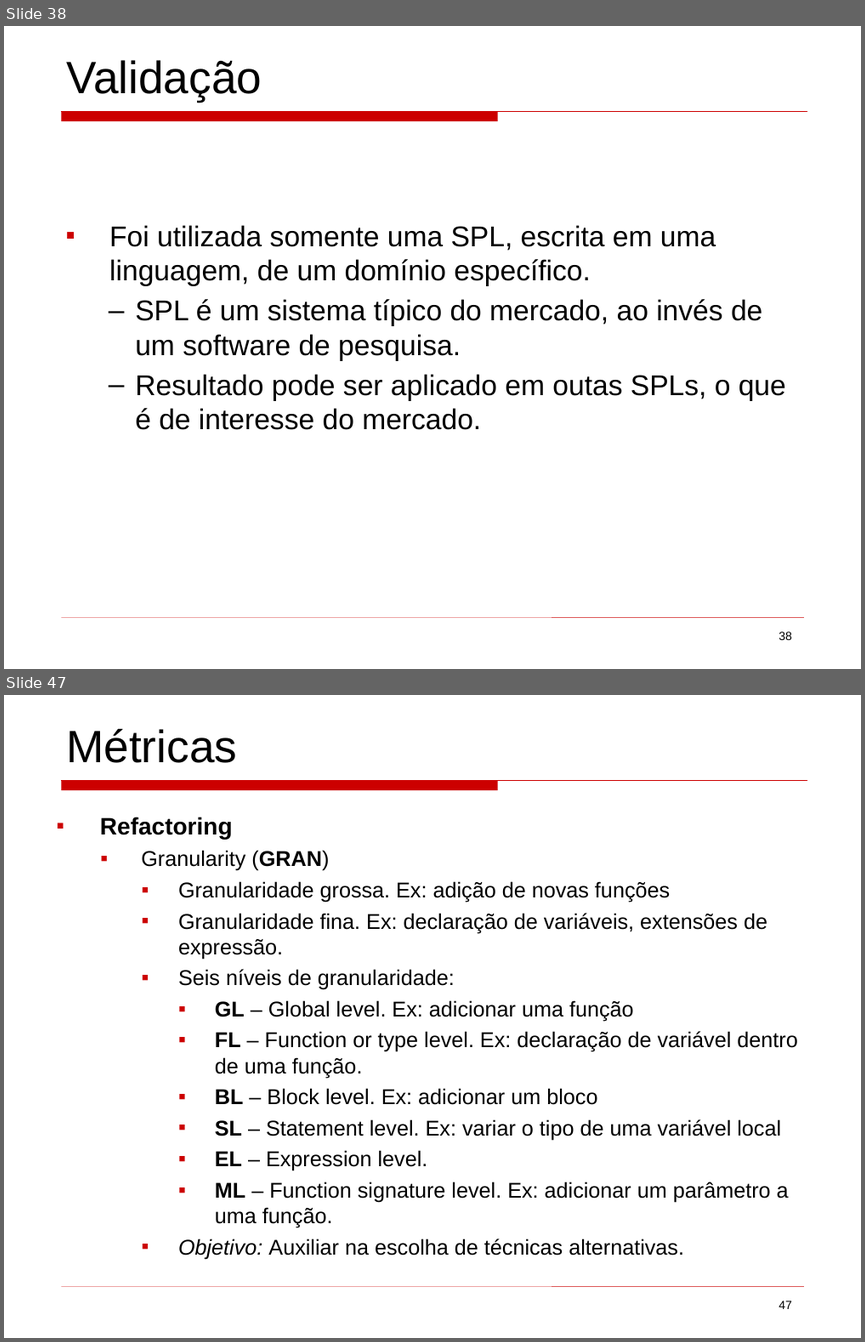
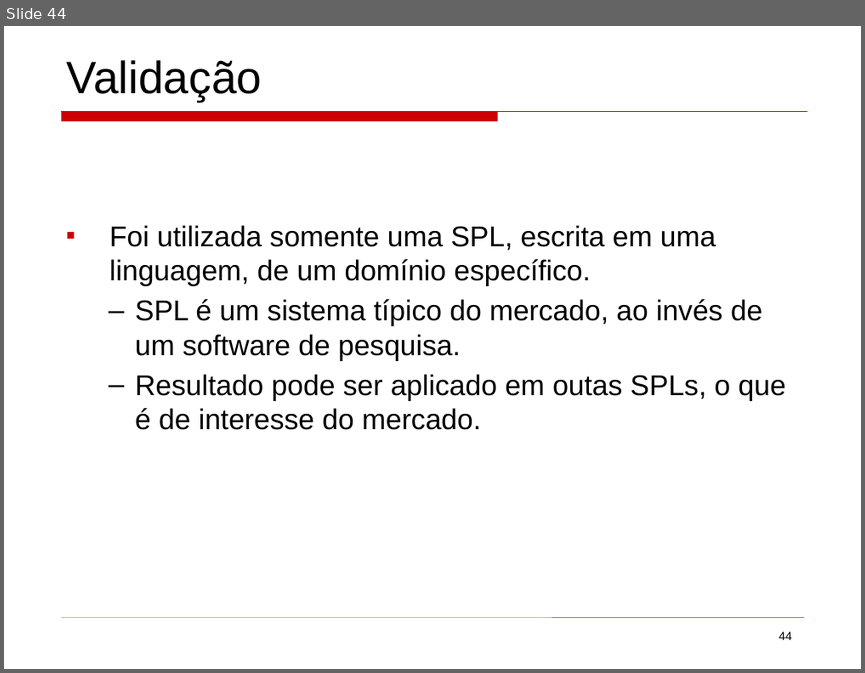
Before and after one commit to mateus51/TPs, a slide deck: ArqSoft/Seminários/background_colors_program_comprehension.ppt. Shown one above the other, each under a label of ours: slides 38 and 47 before the commit, slide 44 after it; the slides between them are not shown. The pictures are 865x1342 and 865x673 pixels, drawn with LibreOffice and Linux fonts; fonts in the diff are those of the drawing. Boxes give left, top, right and bottom in pixels: in the first picture for what was removed or moved away, otherwise in the second. Text is boxed around its words. In the diff, an @@ line names an element or a change of style, - is before the commit and + after.

```diff
--- a/ArqSoft/Seminários/background_colors_program_comprehension.ppt
+++ b/ArqSoft/Seminários/background_colors_program_comprehension.ppt
@@ slide 47 removed at [4, 695, 861, 1338], background #FFFFFF; not listed: 2 template elements that a slide beside it also shows @@
@@ text removed at [66, 728, 237, 763] @@
-Métricas
@@ text removed at [100, 817, 797, 1259] @@
-▪ Refactoring
-  ▪ Granularity (GRAN)
-    ▪ Granularidade grossa. Ex: adição de novas funções
-    ▪ Granularidade fina. Ex: declaração de variáveis, extensões de expressão.
-    ▪ Seis níveis de granularidade:
-      ▪ GL – Global level. Ex: adicionar uma função
-      ▪ FL – Function or type level. Ex: declaração de variável dentro de uma função.
-      ▪ BL – Block level. Ex: adicionar um bloco
-      ▪ SL – Statement level. Ex: variar o tipo de uma variável local
-      ▪ EL – Expression level.
-      ▪ ML – Function signature level. Ex: adicionar um parâmetro a uma função.
-    ▪ Objetivo: Auxiliar na escolha de técnicas alternativas.
@@ page number removed at [778, 1300, 792, 1309] @@
-47
@@ what was slide 38 is now slide 44 @@
@@ page number at [778, 631, 792, 640]: text changed @@
-38
+44
```
Also in this commit, not shown: 2 slides changed, 8 slides added, 25 other slides removed.
